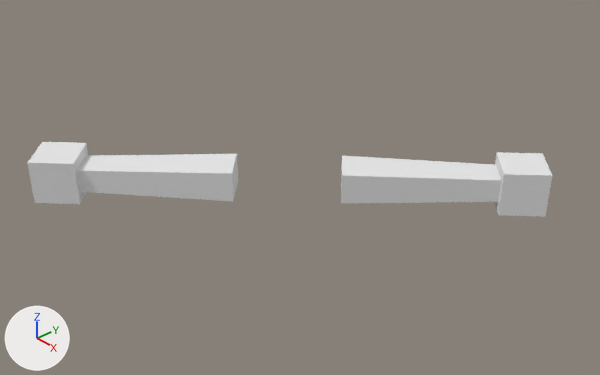
A saved change to the Blender file キャラモデル/onlyarm/walk/walk.blend.
One viewpoint serves both versions: a 50 mm camera at (137.8, -121.5, 87.2) aimed at (17.3, -12.6, -5.4). The lights are fixed; the arrows at lower left show +X, +Y and +Z.

The older version as bpy lines, for what is in view:
```python
me_arml = bpy.data.meshes.new('armL')
me_arml.from_pydata(...)  # 16 vertices, 14 faces; spans x -2.051..-0.757, y -0.379..0.351, z 4.175..4.684
me_arml.materials.append(mat_none)  # white #e7e7e7
me_armr = bpy.data.meshes.new('armR')
me_armr.from_pydata(...)  # 16 vertices, 14 faces; spans x -2.051..-0.757, y -0.379..0.351, z 4.175..4.684
me_armr.materials.append(mat_none)  # white #e7e7e7
me_handl = bpy.data.meshes.new('handL')
me_handl.from_pydata(...)  # a box spanning x -1.0..1.0, y -1.0..1.0, z -1.0..1.0
me_handl.materials.append(mat_none)  # white #e7e7e7
me_handr = bpy.data.meshes.new('handR')
me_handr.from_pydata(...)  # a box spanning x -1.0..1.0, y -1.0..1.0, z -1.0..1.0
me_handr.materials.append(mat_none)  # white #e7e7e7
ob_arml = bpy.data.objects.new('armL', me_arml)
ob_arml.location = (19.5, -6.1, -67.2)
ob_arml.rotation_euler = (0.0, 0.0, 0.784)  # degrees (0, 0, 45)
ob_arml.scale = (27.9, 13.0, 14.1)
ob_armr = bpy.data.objects.new('armR', me_armr)
ob_armr.location = (6.8, -18.8, -67.2)
ob_armr.rotation_euler = (0.0, 0.0, -2.357)  # degrees (0, 0, -135)
ob_armr.scale = (27.9, 13.0, 14.1)
ob_handl = bpy.data.objects.new('handL', me_handl)
ob_handl.location = (-24.0, -49.5, -4.8)
ob_handl.rotation_euler = (0.0, 0.0, 0.784)  # degrees (0, 0, 45)
ob_handl.scale = (5.2, 5.2, 5.2)
ob_handr = bpy.data.objects.new('handR', me_handr)
ob_handr.location = (50.2, 24.5, -4.8)
ob_handr.rotation_euler = (0.0, 0.0, 0.784)  # degrees (0, 0, 45)
ob_handr.scale = (5.2, 5.2, 5.2)
```
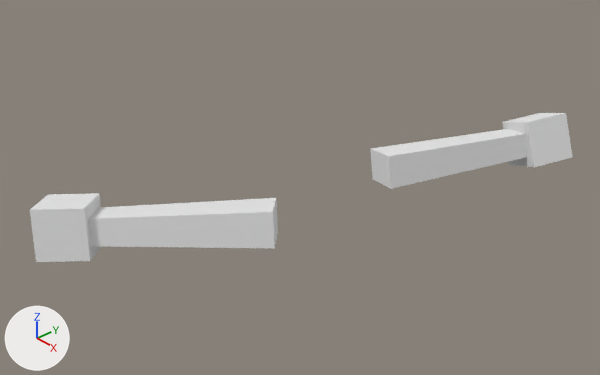
What differs and where, as boxes [x1, y1, x2, y2] in the pictures (600 x 375 px):
```json
{"object": "armL", "change": "moved, turned", "before": [77, 154, 238, 201], "after": [88, 198, 278, 248]}
{"object": "armR", "change": "moved, turned", "before": [341, 155, 501, 203], "after": [370, 129, 527, 189]}
{"object": "handL", "change": "moved, turned", "before": [27, 142, 88, 204], "after": [30, 193, 102, 262]}
{"object": "handR", "change": "moved, turned", "before": [494, 152, 552, 217], "after": [502, 113, 573, 167]}
```

The change, as JSON lines over the scene's bpy script:
```json
{"op": "set", "path": "ob_armr.location", "old": "(6.8, -18.8, -67.2)", "new": "(38.3, -26.3, -59.7)"}
{"op": "set", "path": "ob_armr.rotation_euler", "old": "(0.0, 0.0, -2.357)", "new": "(0.268, 0.00222, -1.947)", "note": "degrees (0, 0, -135) -> degrees (15, 0.1, -112)"}
{"op": "set", "path": "ob_handr.location", "old": "(50.2, 24.5, -4.8)", "new": "(45.4, 36.6, 0.6)"}
{"op": "set", "path": "ob_handr.rotation_euler", "old": "(0.0, 0.0, 0.784)", "new": "(-0.409, -0.0641, 1.201)", "note": "degrees (0, 0, 45) -> degrees (-23, -3.7, 69)"}
{"op": "set", "path": "ob_arml.location", "old": "(19.5, -6.1, -67.2)", "new": "(61.5, -27.4, -57.4)"}
{"op": "set", "path": "ob_arml.rotation_euler", "old": "(0.0, 0.0, 0.784)", "new": "(-0.249, -0.0446, 0.808)", "note": "degrees (0, 0, 45) -> degrees (-14, -2.6, 46)"}
{"op": "set", "path": "ob_handl.location", "old": "(-24.0, -49.5, -4.8)", "new": "(6.1, -63.0, 0.3)"}
{"op": "set", "path": "ob_handl.rotation_euler", "old": "(0.0, 0.0, 0.784)", "new": "(-0.249, -0.0446, 0.808)", "note": "degrees (0, 0, 45) -> degrees (-14, -2.6, 46)"}
```
